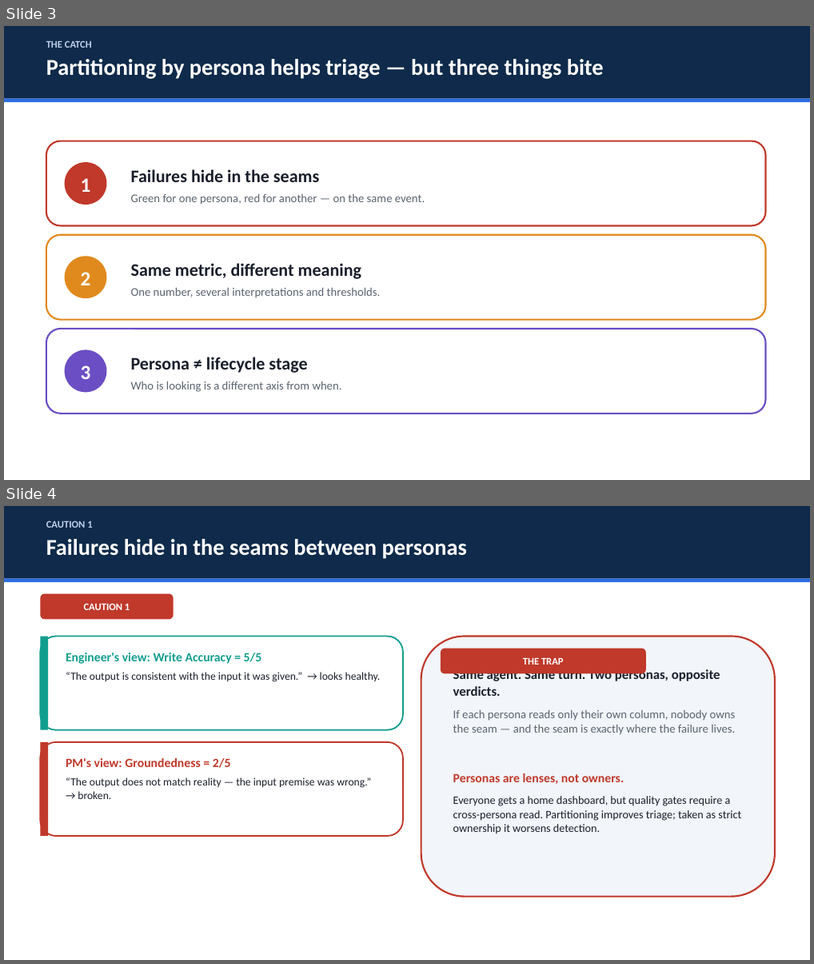
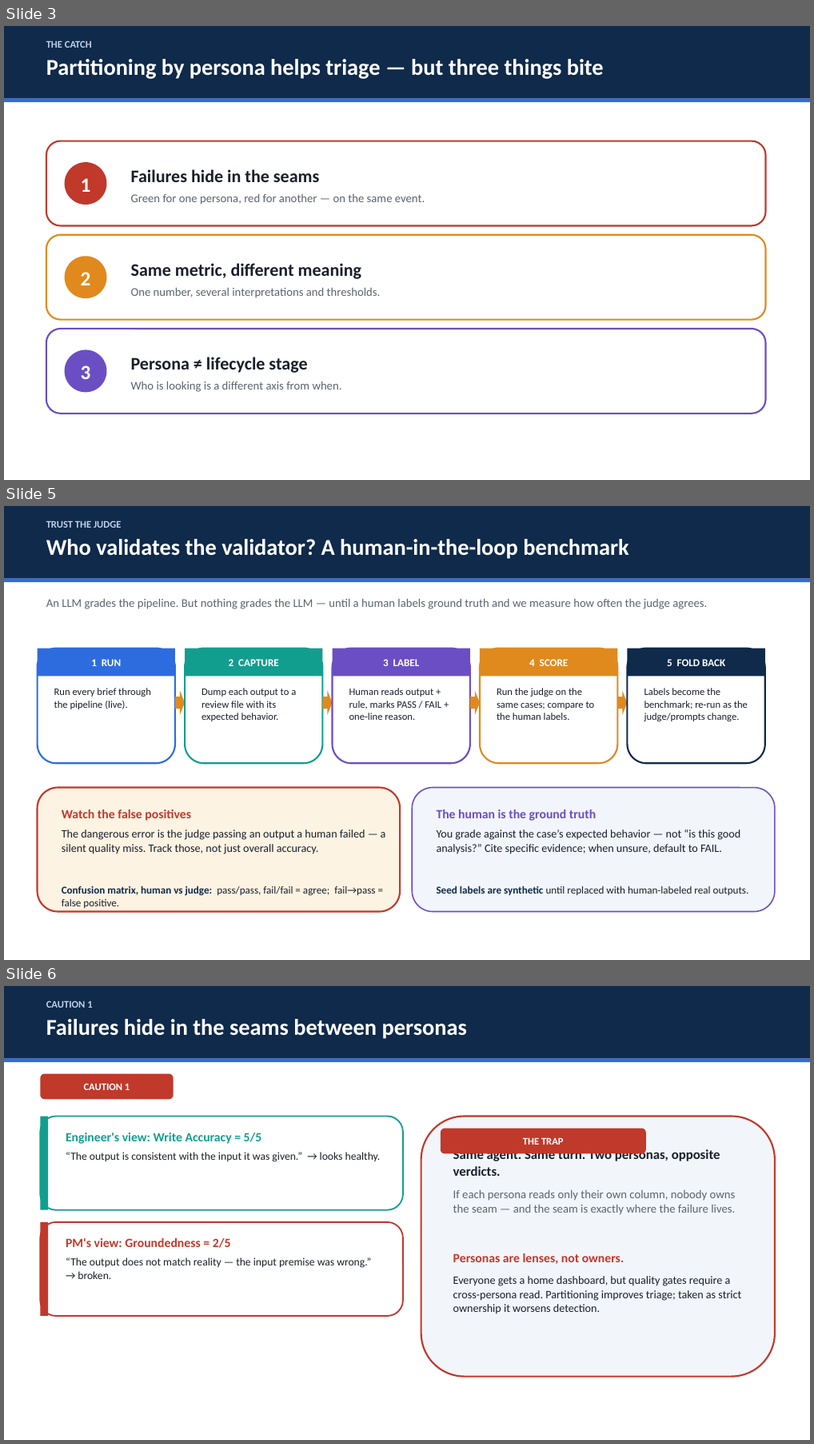
Before and after one commit to mperi/sample-gen-ai-evaluations-workshop, a slide deck: Workload Specific Evaluations/Multiagent Shared Context Evaluation/Evaluating-Agent-Functions.pptx. Shown one above the other, each under a label of ours: slides 3 and 4 before the commit, slides 3, 5 and 6 after it; the slides between them are not shown. The pictures are 814x964 and 814x1444 pixels, drawn with LibreOffice and Linux fonts; fonts in the diff are those of the drawing. Boxes give left, top, right and bottom in pixels: in the first picture for what was removed or moved away, otherwise in the second. Text is boxed around its words. In the diff, an @@ line names an element or a change of style, - is before the commit and + after.

Commit message:
Add judge-validation workflow slide to the deck
New slide 'Who validates the validator?' summarizes the human-in-the-loop
benchmark: run -> capture -> human labels ground truth -> score judge vs human
-> fold back, with the false-positive focus and synthetic-labels caveat.

```diff
--- a/Workload Specific Evaluations/Multiagent Shared Context Evaluation/Evaluating-Agent-Functions.pptx
+++ b/Workload Specific Evaluations/Multiagent Shared Context Evaluation/Evaluating-Agent-Functions.pptx
@@ slide 5 added at <box>4,506,810,960</box>, background #FFFFFF @@
@@ rectangle added at <box>4,506,810,579</box>, fill #0F2A4A @@
@@ text added at <box>46,521,629,559</box>, 27 pt, text #FFFFFF, bold @@
+TRUST THE JUDGE
+Who validates the validator? A human-in-the-loop benchmark
@@ rectangle added at <box>4,579,810,582</box>, fill #2D6CDF @@
@@ text added at <box>46,599,707,609</box>, 14 pt, text #5B6470 @@
+An LLM grades the pipeline. But nothing grades the LLM — until a human labels ground truth and we measure how often the judge agrees.
@@ rounded rectangle added at <box>38,648,175,763</box>, fill #FFFFFF, outline #2D6CDF 2 pt @@
@@ rectangle added at <box>38,648,175,676</box>, fill #2D6CDF, 12.5 pt, text #FFFFFF, bold @@
+1 RUN
@@ rounded rectangle added at <box>185,648,323,763</box>, fill #FFFFFF, outline #129E8F 2 pt @@
@@ rectangle added at <box>185,648,323,676</box>, fill #129E8F, 12.5 pt, text #FFFFFF, bold @@
+2 CAPTURE
@@ rounded rectangle added at <box>333,648,470,763</box>, fill #FFFFFF, outline #6B4EC4 2 pt @@
@@ rectangle added at <box>333,648,470,676</box>, fill #6B4EC4, 12.5 pt, text #FFFFFF, bold @@
+3 LABEL
@@ rounded rectangle added at <box>480,648,618,763</box>, fill #FFFFFF, outline #E08A1E 2 pt @@
@@ rectangle added at <box>480,648,618,676</box>, fill #E08A1E, 12.5 pt, text #FFFFFF, bold @@
+4 SCORE
@@ rounded rectangle added at <box>628,648,766,763</box>, fill #FFFFFF, outline #0F2A4A 2 pt @@
@@ rectangle added at <box>628,648,766,676</box>, fill #0F2A4A, 12.5 pt, text #FFFFFF, bold @@
+5 FOLD BACK
@@ text added at <box>54,688,151,709</box>, 12 pt, text #1A1F2B @@
+Run every brief through the pipeline (live).
@@ right arrow added at <box>175,691,185,715</box>, fill #E08A1E @@
@@ text added at <box>202,688,296,721</box>, 12 pt, text #1A1F2B @@
+Dump each output to a review file with its expected behavior.
@@ right arrow added at <box>323,691,333,715</box>, fill #E08A1E @@
@@ text added at <box>350,688,442,720</box>, 12 pt, text #1A1F2B @@
+Human reads output + rule, marks PASS / FAIL + one-line reason.
@@ right arrow added at <box>470,691,480,715</box>, fill #E08A1E @@
@@ text added at <box>497,688,595,720</box>, 12 pt, text #1A1F2B @@
+Run the judge on the same cases; compare to the human labels.
@@ right arrow added at <box>618,691,628,715</box>, fill #E08A1E @@
@@ text added at <box>645,688,748,721</box>, 12 pt, text #1A1F2B @@
+Labels become the benchmark; re-run as the judge/prompts change.
@@ rounded rectangle added at <box>38,788,400,912</box>, fill #FDF3E2, outline #C0392B 2 pt, 13.5 pt, text #1A1F2B @@
+Watch the false positives
+The dangerous error is the judge passing an output a human failed — a silent quality miss. Track those, not just overall accuracy.
+Confusion matrix, human vs judge: pass/pass, fail/fail = agree; fail→pass = false positive.
@@ rounded rectangle added at <box>412,788,775,912</box>, fill #F2F5FA, outline #6B4EC4 1.5 pt, 13.5 pt, text #1A1F2B @@
+The human is the ground truth
+You grade against the case’s expected behavior — not “is this good analysis?” Cite specific evidence; when unsure, default to FAIL.
+Seed labels are synthetic until replaced with human-labeled real outputs.
@@ what was slide 4 is now slide 6 @@
```
Also in this commit, not shown: 1 other slide added, 1 other file.
